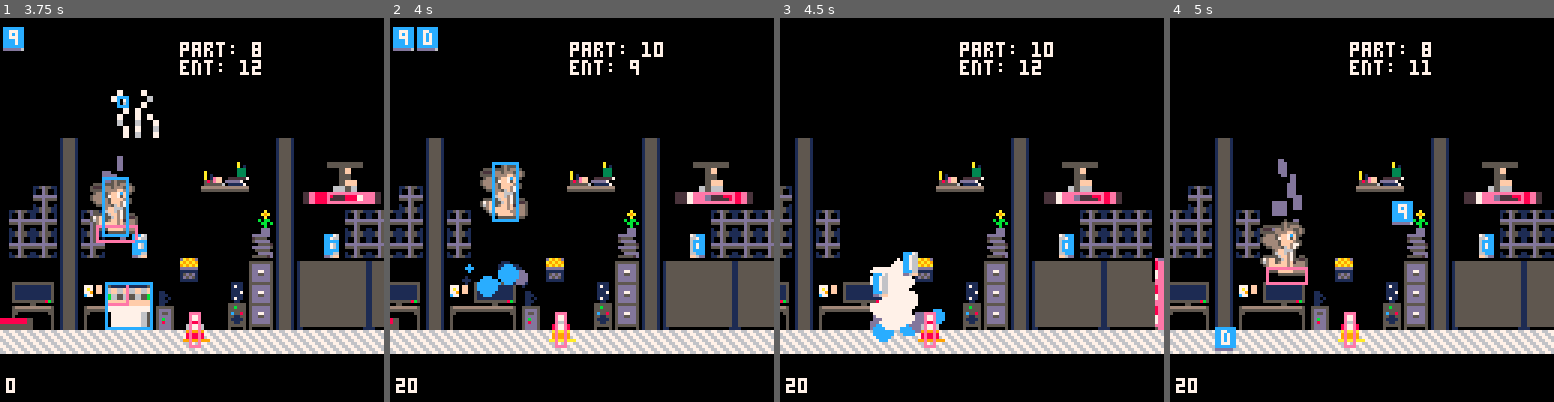
Above: before the commit, frames 1-4 (left to right).
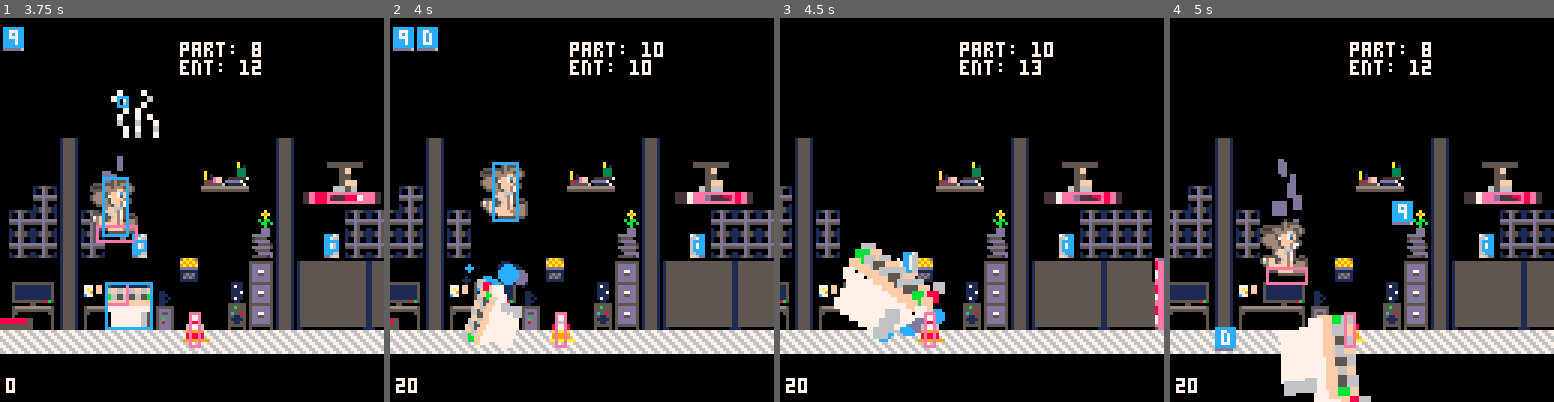
Above: after the commit, the same moments.

Repository: aritosuits/onebuttonjam2024
Game: PICO-8 cartridge cart.p8
Two runs of this game, one before a commit and one after it. Both use one fixed random seed, a clock stepped at 60 frames per second and the inputs below.
Inputs:
- Up to frame 1 (3.75 s): tap O (Z key) at 0.7, 1.7, 2.1, 2.5, 2.9, 3.3, 3.7 s
- Up to frame 2 (4 s): no input
- Up to frame 3 (4.5 s): tap O (Z key) at 4.1 s
- Up to frame 4 (5 s): tap O (Z key) at 4.5, 4.9 s

Frame 1 is identical in both runs. In frame 2, 1.7% of the frame differs, in the area x 18-68%, y 10-86%; in frame 3, 3.6%, in the area x 14-68%, y 12-84%; in frame 4, 3.6%.

Commit message:
Fix for toss feature

Diff:
--- a/systems.lua
+++ b/systems.lua
@@ -282,11 +282,14 @@
 			o.health.current = 0
 			-- entity will be destroyed
 			-- particle.create('smoke', e.x + 10, e.y + 21, 5)
-			if o:has('tossable') then subsystem.toss(o) end
+			if o:has('tossable') then
+				subsystem.toss(o)
+			else
+				o:attach('despawn', 1)
+			end
 			if o:has('crushable') then subsystem.crush(o) end
 			if o:has('stats') then stats.killed_by = e.name end
 			if e:has('scorer') and o:has('scorable') then subsystem.score(o, e) end
-			o:attach('despawn', 1)
 		end)
 	end
 )
@@ -485,7 +488,7 @@
 			e.toss.zoom = lerp(e.toss.desired_zoom, e.toss.zoom, e.toss.ttl / e.toss.lifetime)
 			e.toss.ttl -= 1
 			if e.y >= (ground + 70) then
-				del(world.entities, e)
+				e:attach('despawn', 1)
 			end
 		elseif not e.toss.started then
 			e.toss.vx = (e.x - hero.x) * 8
